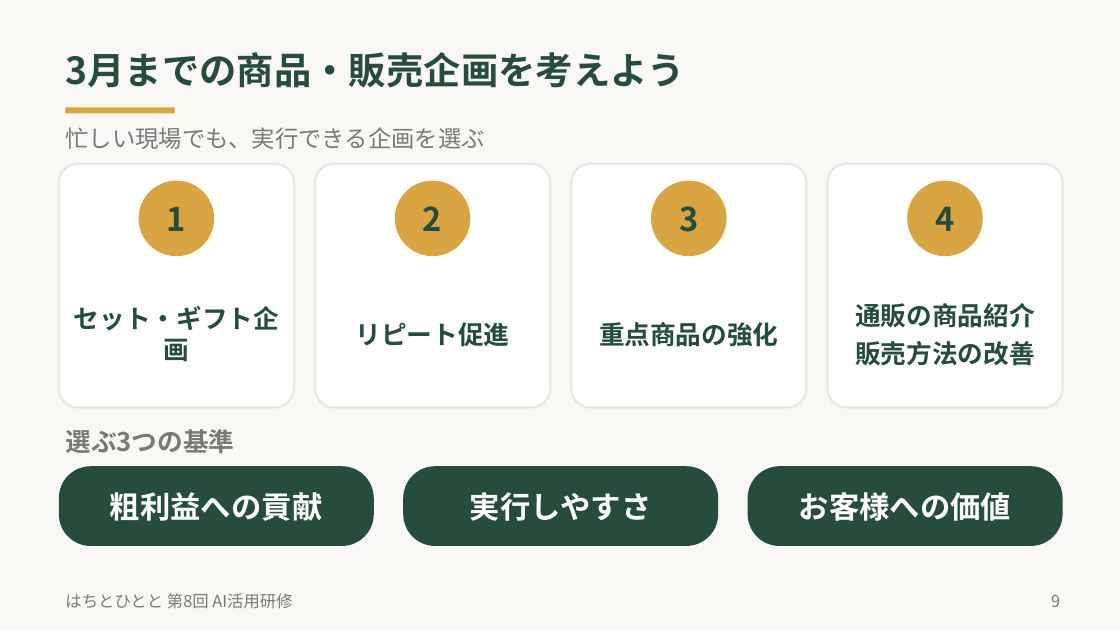
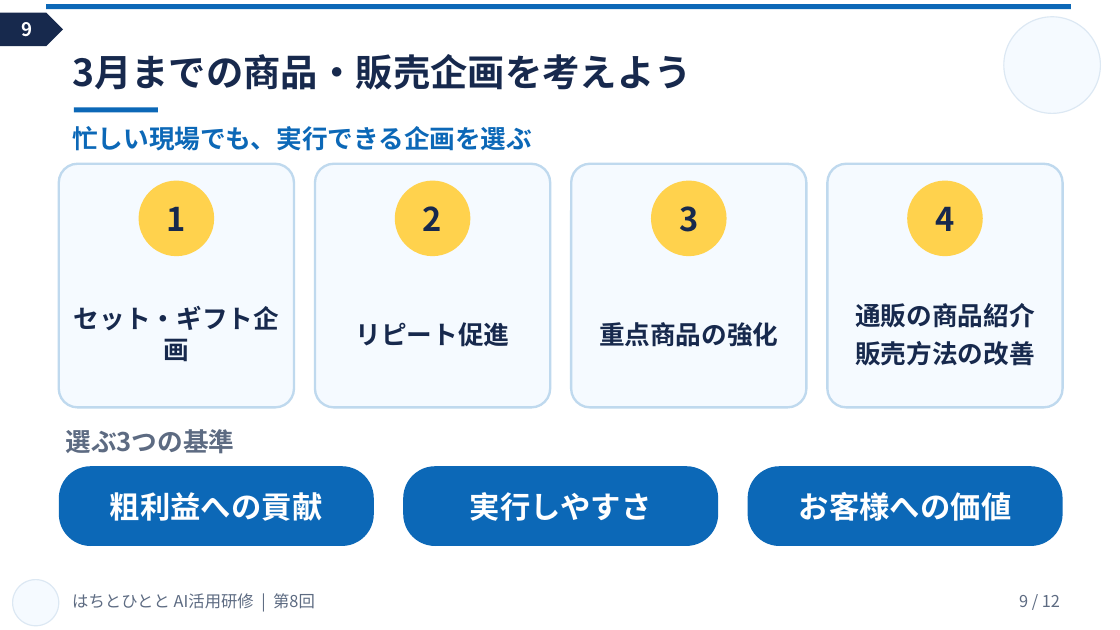
Before and after one commit to keisukegent/hachitohitoto, a slide deck: slide 9 of はちとひとと_第8回_AI販売データ分析研修.pptx. Drawn at 1120x630 pixels with LibreOffice and Linux fonts; fonts in the diff are those of the drawing. Boxes give left, top, right and bottom in pixels: in the first picture for what was removed or moved away, otherwise in the second. Text is boxed around its words. In the diff, an @@ line names an element or a change of style, - is before the commit and + after.

```diff
--- a/はちとひとと_第8回_AI販売データ分析研修.pptx
+++ b/はちとひとと_第8回_AI販売データ分析研修.pptx
@@ background #FAF8F3 to #FFFFFF @@
@@ pentagon arrow added at bbox=[0, 13, 63, 46], fill #17294D, 16 pt, text #FFFFFF, bold @@
+9
@@ rectangle added at bbox=[46, 4, 1071, 9], fill #0C68B7 @@
@@ ellipse added at bbox=[1004, 17, 1101, 113], fill #F5FAFF, outline #DCE8F3 1 pt @@
@@ text colour #264D3C to #17294D in 5 elements at bbox=[74, 306, 279, 361], bbox=[356, 322, 510, 347], bbox=[599, 322, 778, 347], bbox=[855, 303, 1034, 366], bbox=[72, 54, 692, 90] @@
@@ text "3月までの商品・販売企画を考えよう": place and size @@
-text "3月までの商品・販売企画を考えよう" at bbox=[65, 52, 685, 88]
+text "3月までの商品・販売企画を考えよう" at bbox=[72, 54, 692, 90]
@@ text "忙しい現場でも、実行できる企画を選ぶ": place and size @@
-text "忙しい現場でも、実行できる企画を選ぶ" at bbox=[65, 127, 485, 149]
+text "忙しい現場でも、実行できる企画を選ぶ" at bbox=[72, 126, 532, 151]
@@ text "忙しい現場でも、実行できる企画を選ぶ" at bbox=[72, 126, 532, 151]: size 20 to 22 pt, text colour #7A7A72 to #0C68B7, bold on @@
@@ rectangle: place and size @@
-rectangle at bbox=[66, 108, 175, 113]
+rectangle at bbox=[74, 108, 158, 113]
@@ rectangle at bbox=[74, 108, 158, 113]: fill #D8A542 to #0C68B7 @@
@@ fill #FFFFFF to #F5FAFF; outline #E3EBE2 2 pt to #BFD9EE 2 pt in 4 elements at bbox=[315, 164, 550, 408], bbox=[571, 164, 807, 408], bbox=[828, 164, 1063, 408], bbox=[59, 164, 294, 408] @@
@@ text colour #264D3C to #17294D; fill #D8A542 to #FFD24D in 4 elements at bbox=[139, 181, 214, 256], bbox=[395, 181, 471, 256], bbox=[651, 181, 727, 256], bbox=[907, 181, 983, 256] @@
@@ text "選ぶ3つの基準" at bbox=[65, 429, 234, 454]: text colour #7A7A72 to #5D6B82 @@
@@ fill #264D3C to #0C68B7 in 3 elements at bbox=[59, 466, 374, 546], bbox=[403, 466, 718, 546], bbox=[748, 466, 1063, 546] @@
@@ ellipse added at bbox=[13, 580, 59, 626], fill #F5FAFF, outline #DCE8F3 1 pt @@
@@ text at bbox=[72, 593, 315, 609]: text changed; text colour #7A7A72 to #5D6B82 @@
-はちとひとと 第8回 AI活用研修
+はちとひとと AI活用研修 | 第8回
@@ page number at bbox=[1019, 595, 1060, 607]: text changed; text colour #7A7A72 to #5D6B82 @@
-9
+9 / 12
```
Also in this commit, not shown: 11 other slides changed, 2 other files.
